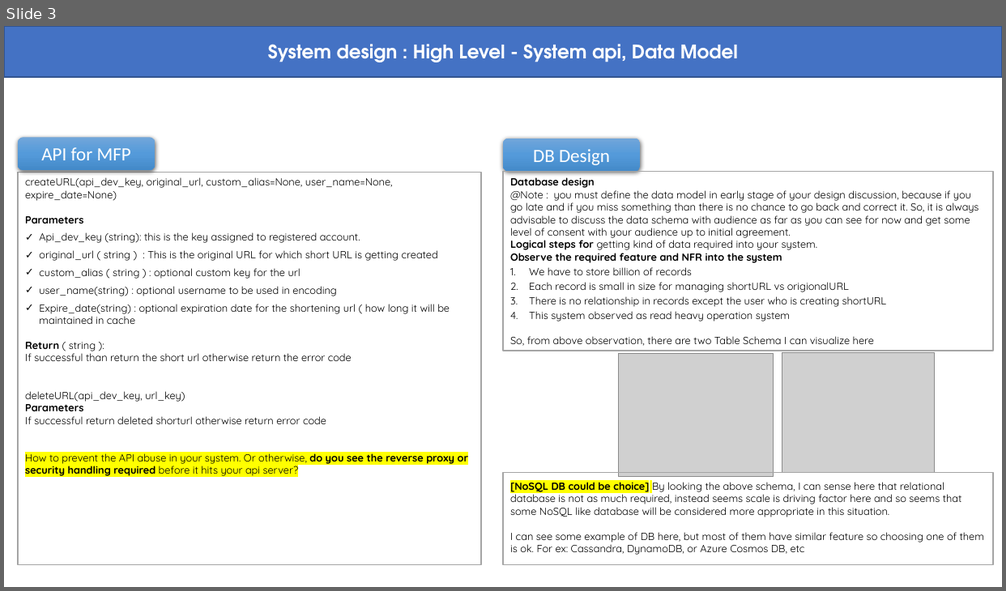
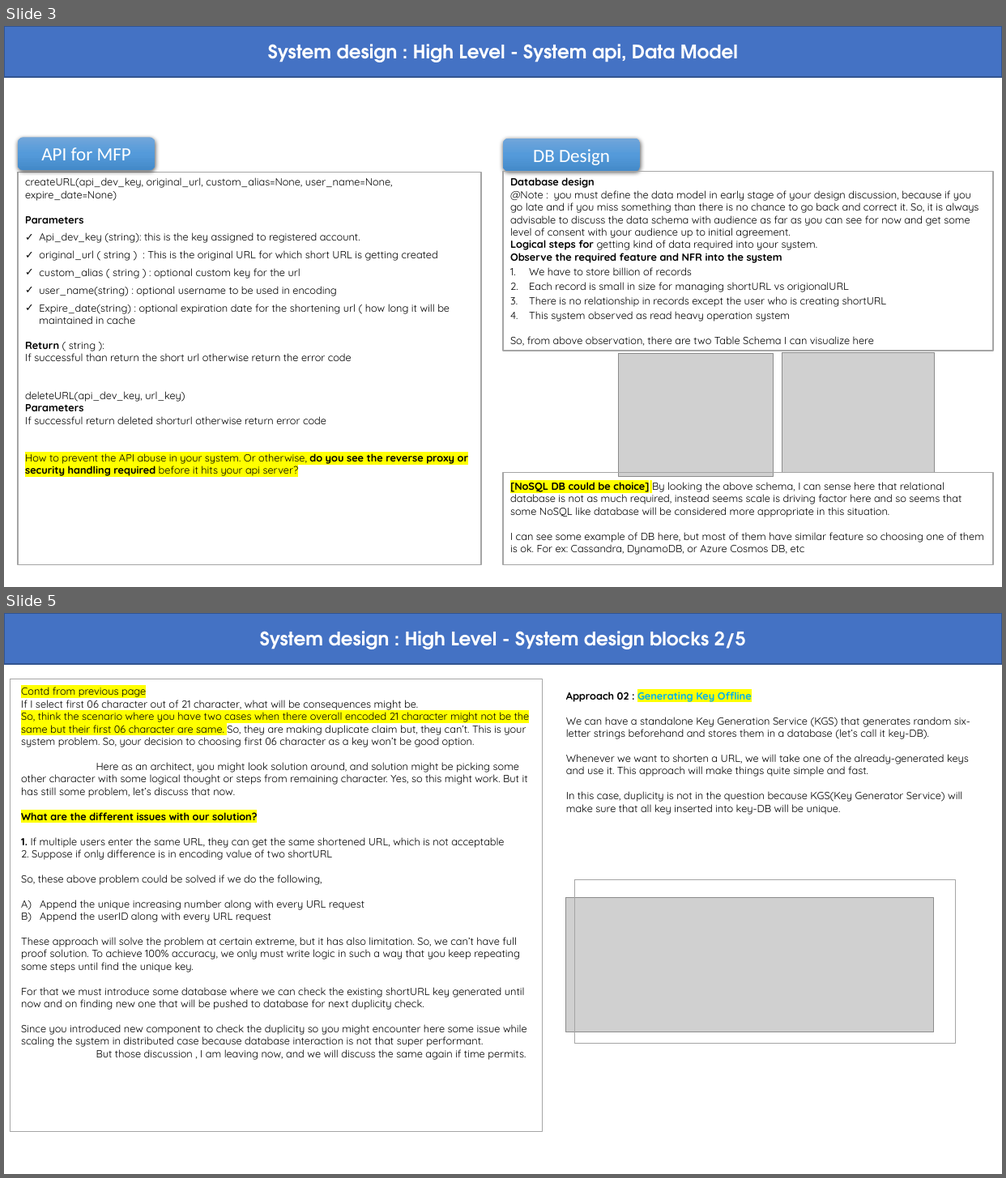
Before and after one commit to abmishra1234/Advanced-System-Design, a slide deck: TinyUrl_discussion_Level01.pptx. Shown one above the other, each under a label of ours: slide 3 before the commit, slides 3 and 5 after it; the slides between them are not shown. The pictures are 1006x591 and 1006x1178 pixels, drawn with LibreOffice and Linux fonts; fonts in the diff are those of the drawing; grey boxes stand for pictures. Boxes give left, top, right and bottom in pixels: in the first picture for what was removed or moved away, otherwise in the second. Text is boxed around its words. In the diff, an @@ line names an element or a change of style, - is before the commit and + after.

Commit message:
TinyURL Service System Design Article Author : Abinash Mishra

```diff
--- a/TinyUrl_discussion_Level01.pptx
+++ b/TinyUrl_discussion_Level01.pptx
@@ slide 5 added at (4, 613, 1002, 1174), background #FFFFFF @@
@@ rectangle added at (4, 613, 1002, 664), fill #4472C4, outline #325491 1 pt, 18 pt, text #FFFFFF, bold @@
+System design : High Level - System design blocks 2/5
@@ rectangle added at (10, 679, 543, 1132), outline #A5A5A5 0.75 pt @@
@@ text added at (21, 684, 530, 1060), 10 pt, text #000000 @@
+Contd from previous page
+If I select first 06 character out of 21 character, what will be consequences might be.
+So, think the scenario where you have two cases when there overall encoded 21 character might not be the same but their first 06 character are same. So, they are making duplicate claim but, they can’t. This is your system problem. So, your decision to choosing first 06 character as a key won’t be good option.
+Here as an architect, you might look solution around, and solution might be picking some other character with some logical thought or steps from remaining character. Yes, so this might work. But it has still some problem, let’s discuss that now.
+What are the different issues with our solution?
+1. If multiple users enter the same URL, they can get the same shortened URL, which is not acceptable
+2. Suppose if only difference is in encoding value of two shortURL
+So, these above problem could be solved if we do the following,
+A) Append the unique increasing number along with every URL request
+B) Append the userID along with every URL request
+These approach will solve the problem at certain extreme, but it has also limitation. So, we can’t have full proof solution. To achieve 100% accuracy, we only must write logic in such a way that you keep repeating some steps until find the unique key.
+For that we must introduce some database where we can check the existing shortURL key generated until now and on finding new one that will be pushed to database for next duplicity check.
+Since you introduced new component to check the duplicity so you might encounter here some issue while scaling the system in distributed case because database interaction is not that super performant.
+But those discussion , I am leaving now, and we will discuss the same again if time permits.
@@ text added at (566, 688, 970, 815), 10 pt, text #000000 @@
+Approach 02 : Generating Key Offline
+We can have a standalone Key Generation Service (KGS) that generates random six-letter strings beforehand and stores them in a database (let’s call it key-DB).
+Whenever we want to shorten a URL, we will take one of the already-generated keys and use it. This approach will make things quite simple and fast.
+In this case, duplicity is not in the question because KGS(Key Generator Service) will make sure that all key inserted into key-DB will be unique.
@@ picture added at (566, 897, 934, 1033) @@
@@ rectangle added at (575, 880, 956, 1044), outline #A5A5A5 0.75 pt @@
```
Also in this commit, not shown: 2 slides changed, 3 other slides added, 1 other file.
